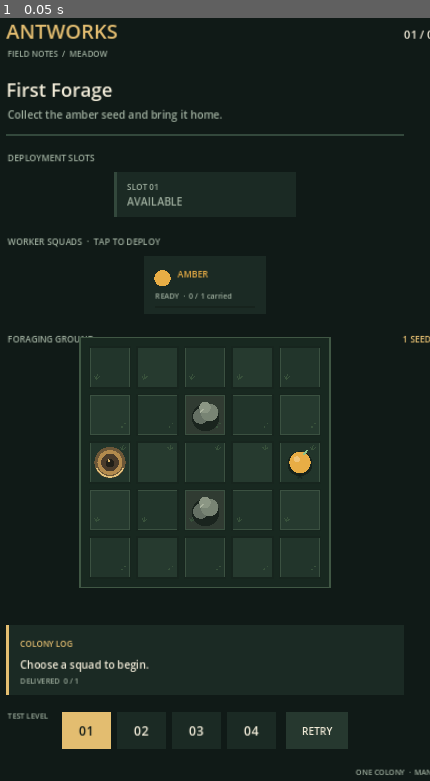
Above: before the commit, frame 1.
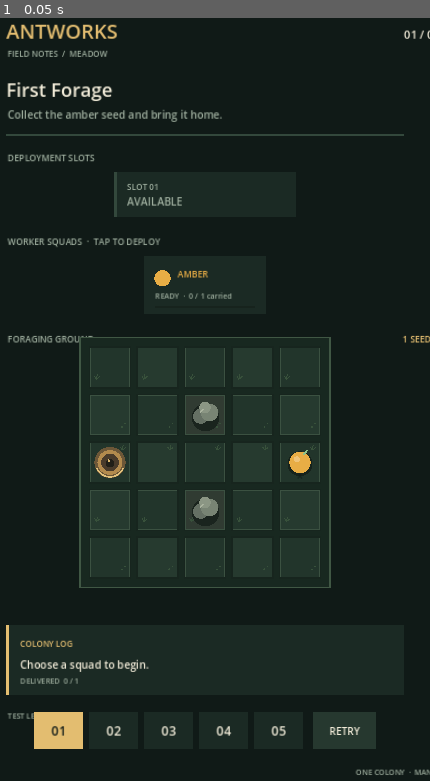
Above: after the commit, the same moment.

Repository: MaiklLX/Game-ANTS
Game: Godot game, scene res://scenes/main.tscn
Two runs of this game, one before a commit and one after it. Both use one fixed random seed, a clock stepped at 60 frames per second and the inputs below.
Inputs:
- Up to frame 1 (0.05 s): no input

The runs differ from the first frame. In frame 1, 1.4% of the frame differs, in the area x 7-88%, y 90-96%.

Commit message:
Add fifth level to campaign picker

Diff:
--- a/scripts/ui/game_screen.gd
+++ b/scripts/ui/game_screen.gd
@@ -11,6 +11,7 @@
 	"res://levels/level_002.json",
 	"res://levels/level_003.json",
 	"res://levels/level_004.json",
+	"res://levels/level_005.json",
 ]
 const VIRTUAL_SIZE := Vector2(720.0, 1280.0)
 const CELL_SIZE := 68.0
@@ -90,7 +91,7 @@
 func _draw_header(font: Font) -> void:
 	draw_string(font, Vector2(42, 62), "ANTWORKS", HORIZONTAL_ALIGNMENT_LEFT, -1, 32, COLOR_GOLD)
 	draw_string(font, Vector2(44, 91), "FIELD NOTES  /  MEADOW", HORIZONTAL_ALIGNMENT_LEFT, -1, 13, COLOR_MUTED)
-	draw_string(font, Vector2(678, 62), "%02d / 04" % (_level_index + 1), HORIZONTAL_ALIGNMENT_RIGHT, -1, 18, COLOR_TEXT)
+	draw_string(font, Vector2(678, 62), "%02d / %02d" % [_level_index + 1, LEVEL_PATHS.size()], HORIZONTAL_ALIGNMENT_RIGHT, -1, 18, COLOR_TEXT)
 
 	var title := String(_level_data.get("title", "New field"))
 	var objective := String(_level_data.get("objective", ""))
